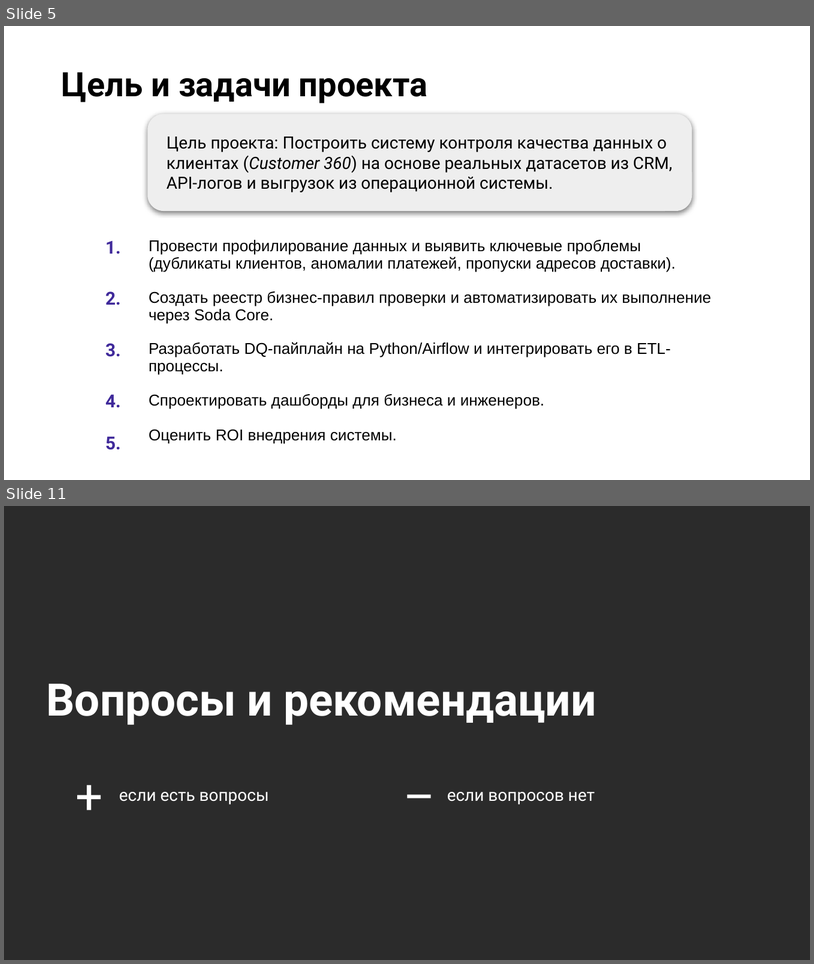
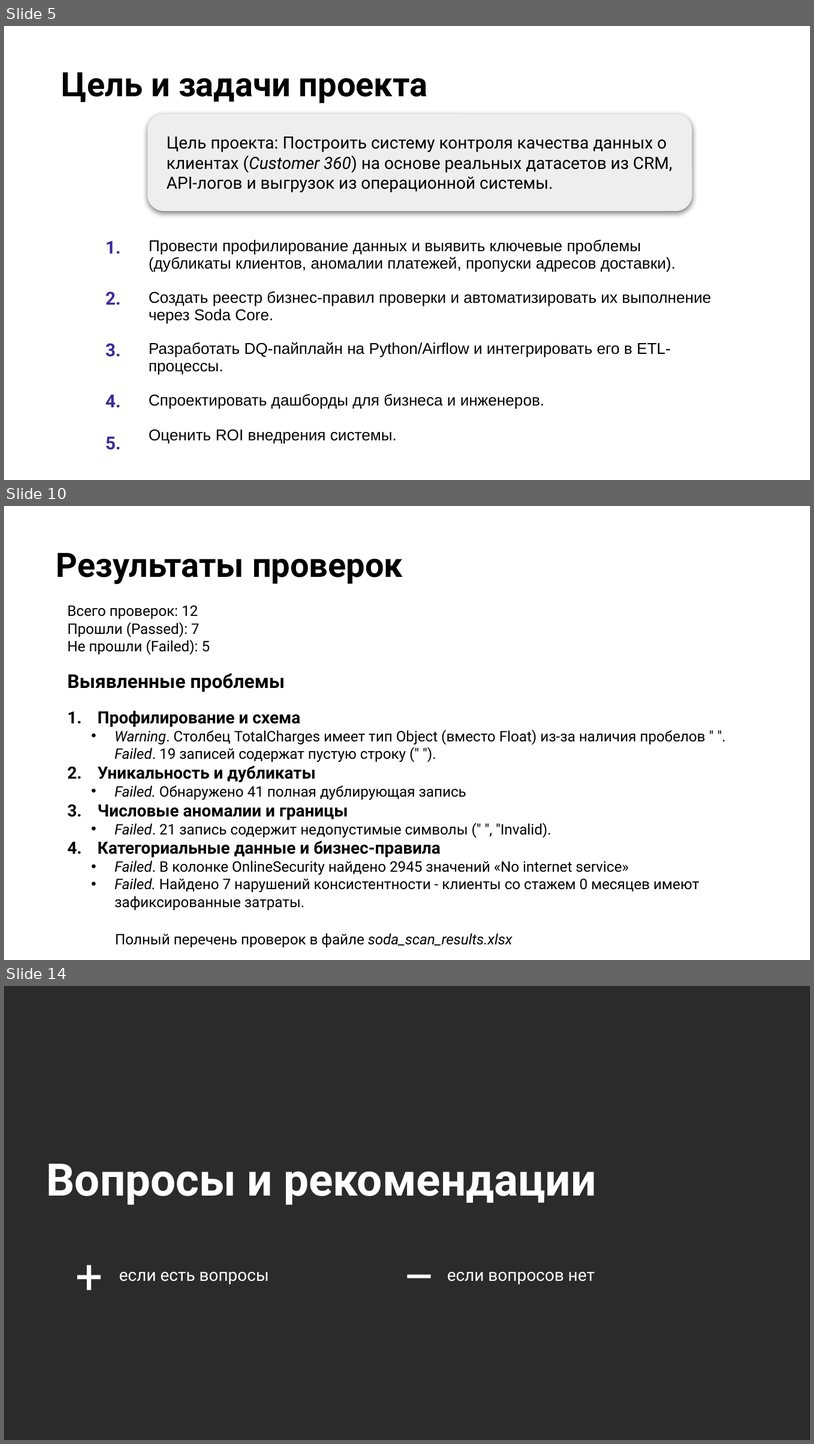
Before and after one commit to Vesta080283/customer-360-dq-project, a slide deck: presentation/Проект сквозного аудита качества данных в домене Customer 360.pptx. Shown one above the other, each under a label of ours: slides 5 and 11 before the commit, slides 5, 10 and 14 after it; the slides between them are not shown. The pictures are 814x964 and 814x1444 pixels, drawn with LibreOffice and Linux fonts; fonts in the diff are those of the drawing; background and template pictures are left out; a plain dark background stands for a picture behind light text. Boxes give left, top, right and bottom in pixels: in the first picture for what was removed or moved away, otherwise in the second. Text is boxed around its words. In the diff, an @@ line names an element or a change of style, - is before the commit and + after.

```diff
--- a/presentation/Проект сквозного аудита качества данных в домене Customer 360.pptx
+++ b/presentation/Проект сквозного аудита качества данных в домене Customer 360.pptx
@@ slide 10 added at [4, 506, 810, 960], background picture (left out) @@
@@ title added at [56, 553, 403, 584], 30 pt, text #000000, bold @@
+Результаты проверок
@@ text added at [68, 605, 210, 655], 13 pt, text #000000 @@
+Всего проверок: 12
+Прошли (Passed): 7
+Не прошли (Failed): 5
@@ text added at [68, 673, 285, 692], 17 pt, text #000000, bold @@
+Выявленные проблемы
@@ text added at [98, 711, 705, 947], 13 pt, text #000000 @@
+1. Профилирование и схема
+        • Warning. Столбец TotalCharges имеет тип Object (вместо Float) из-за наличия пробелов " ". Failed. 19 записей содержат пустую строку (" ").
+2. Уникальность и дубликаты
+  • Failed. Обнаружено 41 полная дублирующая запись
+3. Числовые аномалии и границы
+    • Failed. 21 запись содержит недопустимые символы (" ", "Invalid).
+4. Категориальные данные и бизнес-правила
+  • Failed. В колонке OnlineSecurity найдено 2945 значений «No internet service»
+  • Failed. Найдено 7 нарушений консистентности - клиенты со стажем 0 месяцев имеют зафиксированные затраты.
+Полный перечень проверок в файле soda_scan_results.xlsx
@@ what was slide 11 is now slide 14 @@
```
Also in this commit, not shown: 6 slides changed, 2 other slides added, 1 slide removed, 3 other files.
